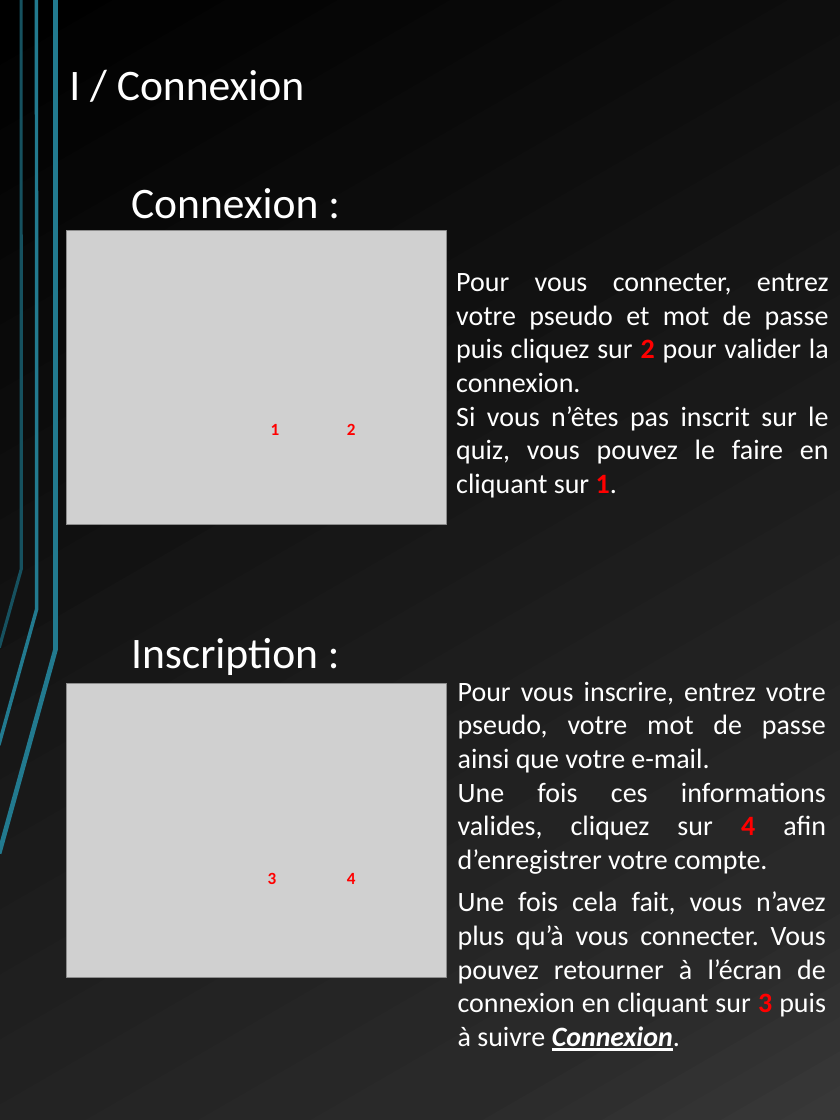
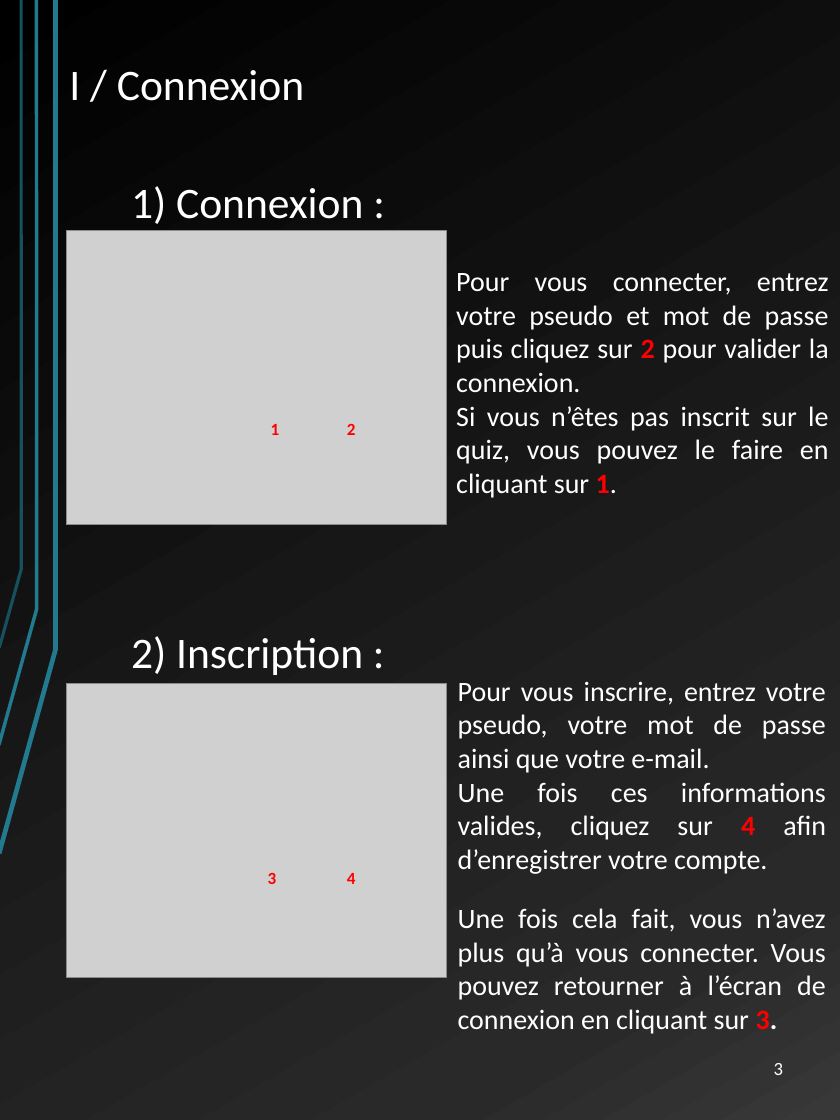
Before and after one commit to LordAlbas/warquiz, a slide deck: slide 3 of Docs/manuel utilisateur WQ.pptx (slide 2 before the commit). Drawn at 840x1120 pixels with LibreOffice and Linux fonts; fonts in the diff are those of the drawing; grey boxes stand for pictures. Boxes give left, top, right and bottom in pixels: in the first picture for what was removed or moved away, otherwise in the second. Text is boxed around its words. In the diff, an @@ line names an element or a change of style, - is before the commit and + after.

```diff
--- a/Docs/manuel utilisateur WQ.pptx
+++ b/Docs/manuel utilisateur WQ.pptx
@@ text at [131, 186, 363, 224]: text changed @@
-Connexion :
+1) Connexion :
@@ text at [131, 636, 363, 675]: text changed @@
-Inscription :
+2) Inscription :
@@ text at [458, 908, 826, 1034]: text changed @@
-Une fois cela fait, vous n’avez plus qu’à vous connecter. Vous pouvez retourner à l’écran de connexion en cliquant sur 3 puis à suivre Connexion.
+Une fois cela fait, vous n’avez plus qu’à vous connecter. Vous pouvez retourner à l’écran de connexion en cliquant sur 3.
@@ page number added at [774, 1063, 783, 1075], 12 pt, text #FFFFFF @@
+3
```
Also in this commit, not shown: 11 other slides changed, 1 slide added.
